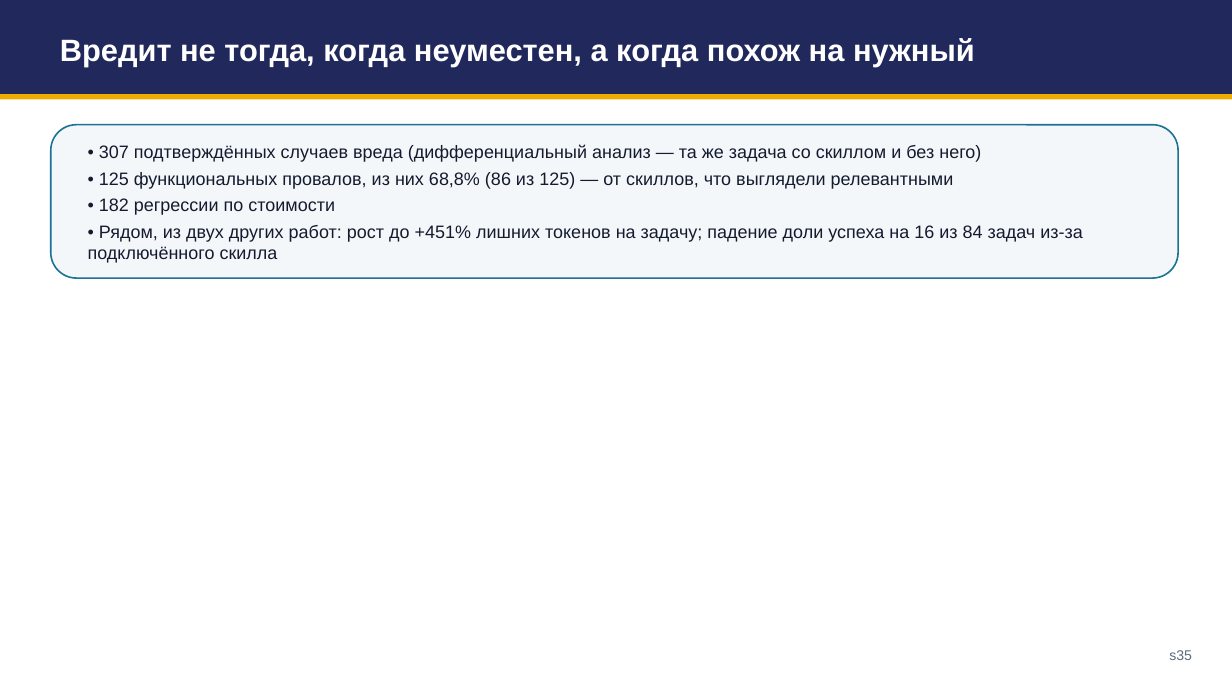
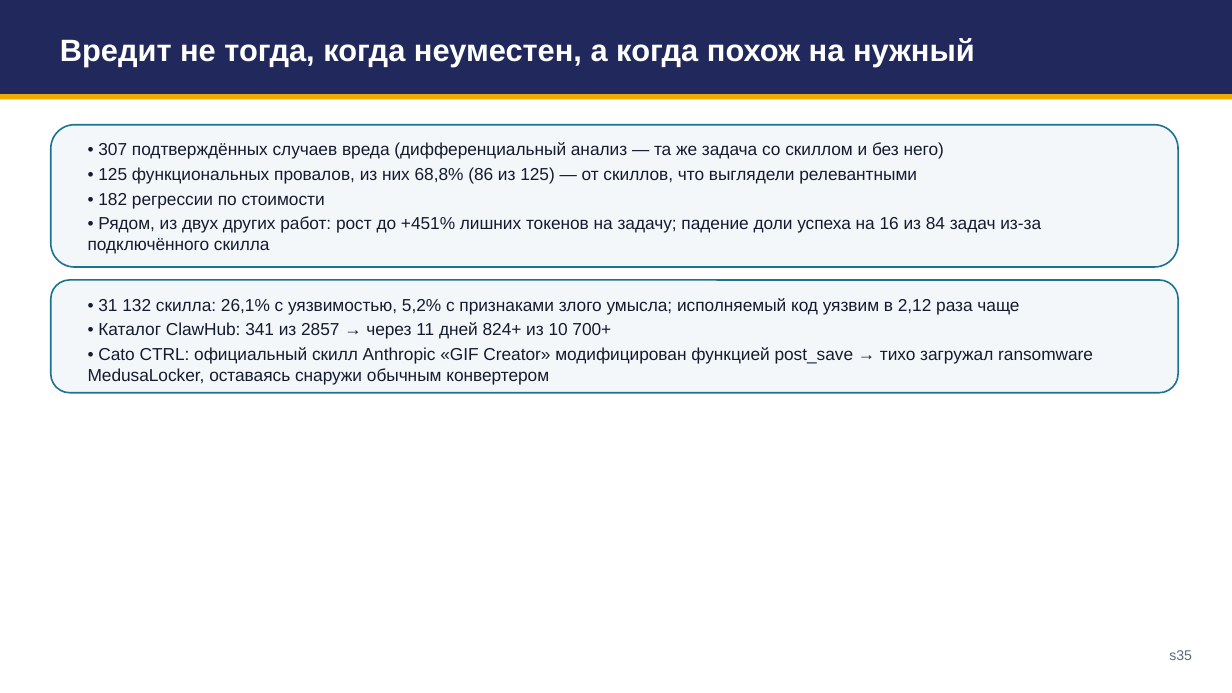
Before and after one commit to tellina-study/AI-usage-lessons, a slide deck: slide 35 of library/seminars/sem-05/rendered/sem-05.pptx. Drawn at 1232x693 pixels with LibreOffice and Linux fonts; fonts in the diff are those of the drawing. Boxes give left, top, right and bottom in pixels: in the first picture for what was removed or moved away, otherwise in the second. Text is boxed around its words. In the diff, an @@ line names an element or a change of style, - is before the commit and + after.

```diff
--- a/library/seminars/sem-05/rendered/sem-05.pptx
+++ b/library/seminars/sem-05/rendered/sem-05.pptx
@@ rounded rectangle: place and size @@
-rounded rectangle at box(51, 125, 1178, 278)
+rounded rectangle at box(51, 125, 1178, 267)
@@ text "• 307 подтверждённых случаев вреда ..." at box(88, 142, 1041, 254): size 14 to 13.5 pt; less space between paragraphs @@
@@ rounded rectangle added at box(51, 280, 1178, 393), fill #F4F7FA, outline #1C7293 1.25 pt @@
@@ text added at box(88, 298, 1093, 384), 13.5 pt, text #141B2E @@
+• 31 132 скилла: 26,1% с уязвимостью, 5,2% с признаками злого умысла; исполняемый код уязвим в 2,12 раза чаще
+• Каталог ClawHub: 341 из 2857 → через 11 дней 824+ из 10 700+
+• Cato CTRL: официальный скилл Anthropic «GIF Creator» модифицирован функцией post_save → тихо загружал ransomware MedusaLocker, оставаясь снаружи обычным конвертером
```
Also in this commit, not shown: 47 other slides changed, 1 slide added, 1 slide removed, 1 other file.
